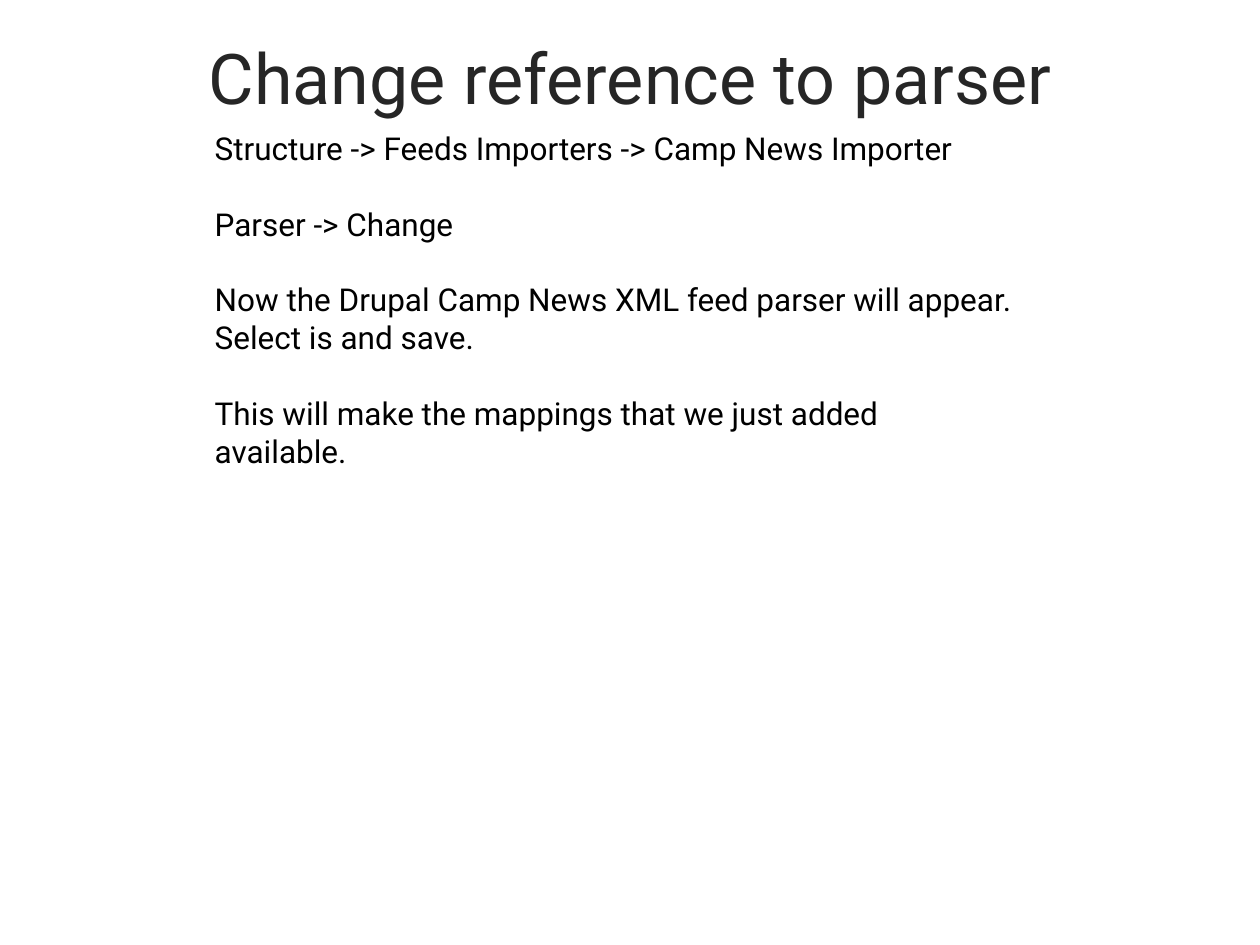
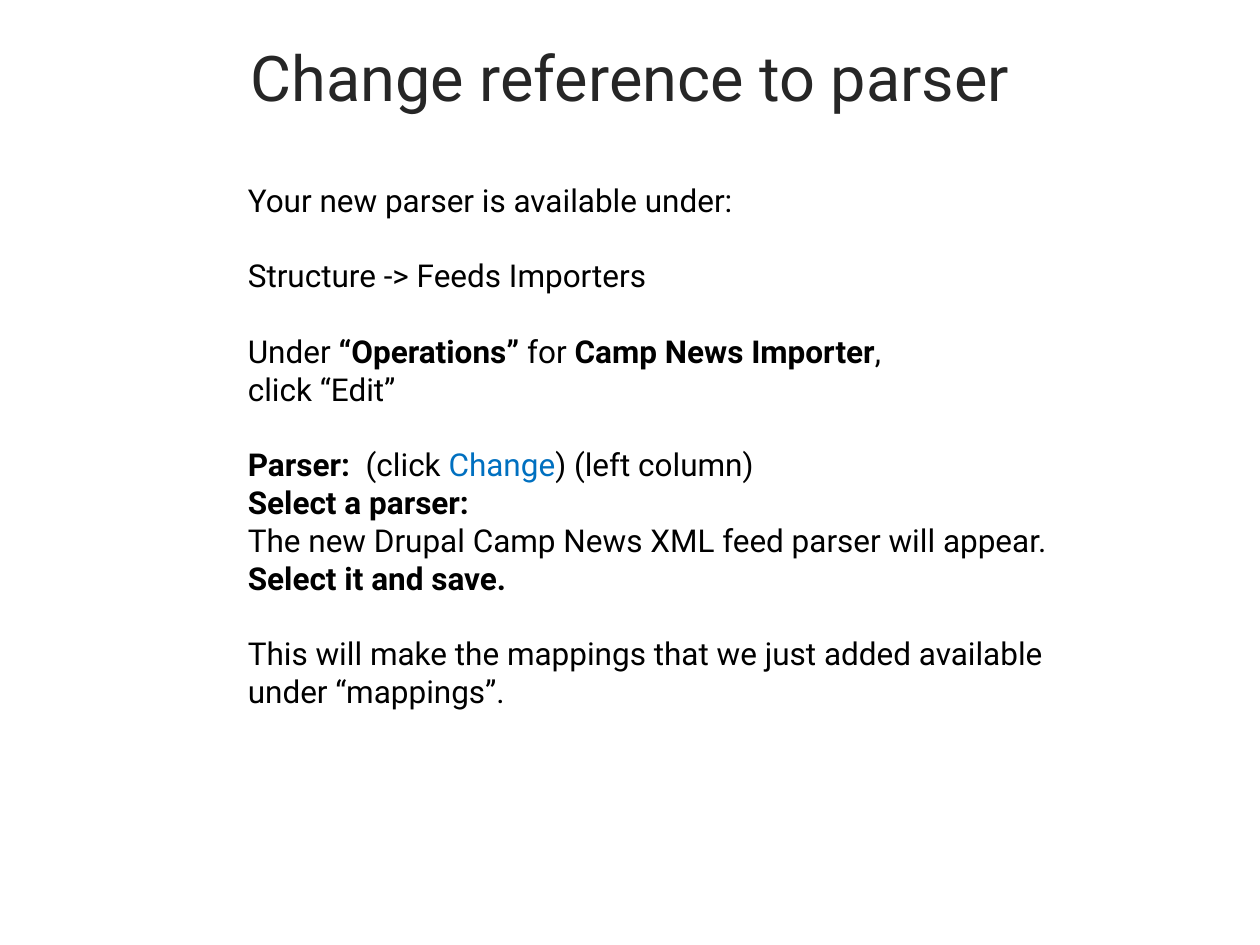
Before and after one commit to ebanford/news-features-start, a slide deck: slide 28 of FeedsDemoPresentation.pptx (slide 30 before the commit). Drawn at 1260x945 pixels with LibreOffice and Linux fonts; fonts in the diff are those of the drawing; background and template pictures are left out. Boxes give left, top, right and bottom in pixels: in the first picture for what was removed or moved away, otherwise in the second. Text is boxed around its words. In the diff, an @@ line names an element or a change of style, - is before the commit and + after.

```diff
--- a/FeedsDemoPresentation.pptx
+++ b/FeedsDemoPresentation.pptx
@@ title "Change reference to parser" at [251,53,1009,114]: size 40 to 36 pt @@
@@ text at [248,188,1046,710]: text changed @@
-Structure -> Feeds Importers -> Camp News Importer
-Parser -> Change
-Now the Drupal Camp News XML feed parser will appear. Select is and save.
-This will make the mappings that we just added available.
+Your new parser is available under:
+Structure -> Feeds Importers
+Under “Operations” for Camp News Importer,
+click “Edit”
+Parser: (click Change) (left column)
+Select a parser:
+The new Drupal Camp News XML feed parser will appear. Select it and save.
+This will make the mappings that we just added available under “mappings”.
```
Also in this commit, not shown: 32 other slides changed, 2 slides added, 5 slides removed, 1 other file.
